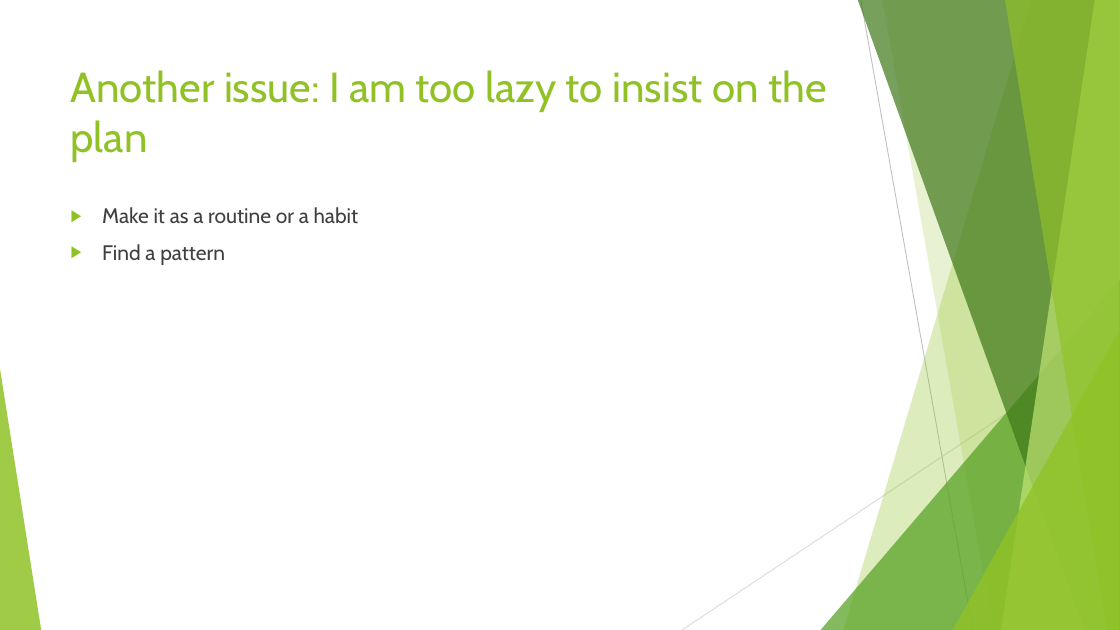
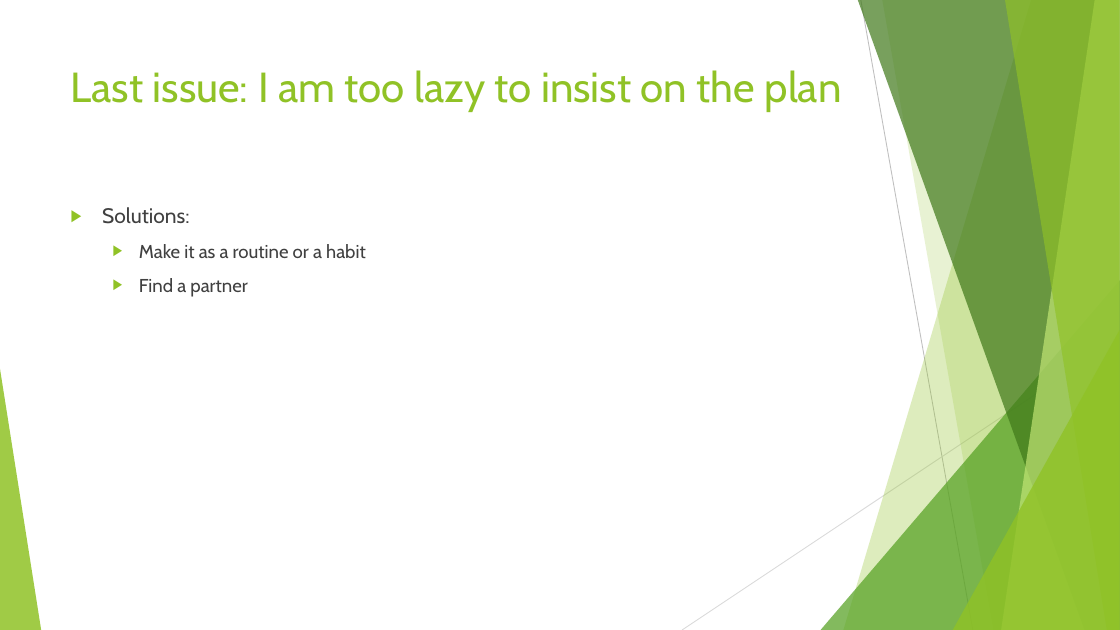
Before and after one commit to Tsien/Presentation, a slide deck: slide 9 of Live a healthy lifestyle.pptx (slide 8 before the commit). Drawn at 1120x630 pixels with LibreOffice and Linux fonts; fonts in the diff are those of the drawing. Boxes give left, top, right and bottom in pixels: in the first picture for what was removed or moved away, otherwise in the second. Text is boxed around its words. In the diff, an @@ line names an element or a change of style, - is before the commit and + after.

```diff
--- a/Live a healthy lifestyle.pptx
+++ b/Live a healthy lifestyle.pptx
@@ title at bbox=[71, 70, 842, 112]: text changed @@
-Another issue: I am too lazy to insist on the plan
+Last issue: I am too lazy to insist on the plan
@@ text at bbox=[102, 207, 190, 224]: paragraph added @@
+▶ Solutions:
@@ text at bbox=[139, 244, 366, 258]: size 18 to 16 pt in "Make it as a routine or a ..."; list level 1 to 2 in "Make it as a routine ..." @@
@@ text at bbox=[139, 278, 247, 297]: text changed; size 18 to 16 pt @@
-▶ Find a pattern
+  ▶ Find a partner
```
Also in this commit, not shown: 5 other slides changed, 1 slide added, 4 other files.
